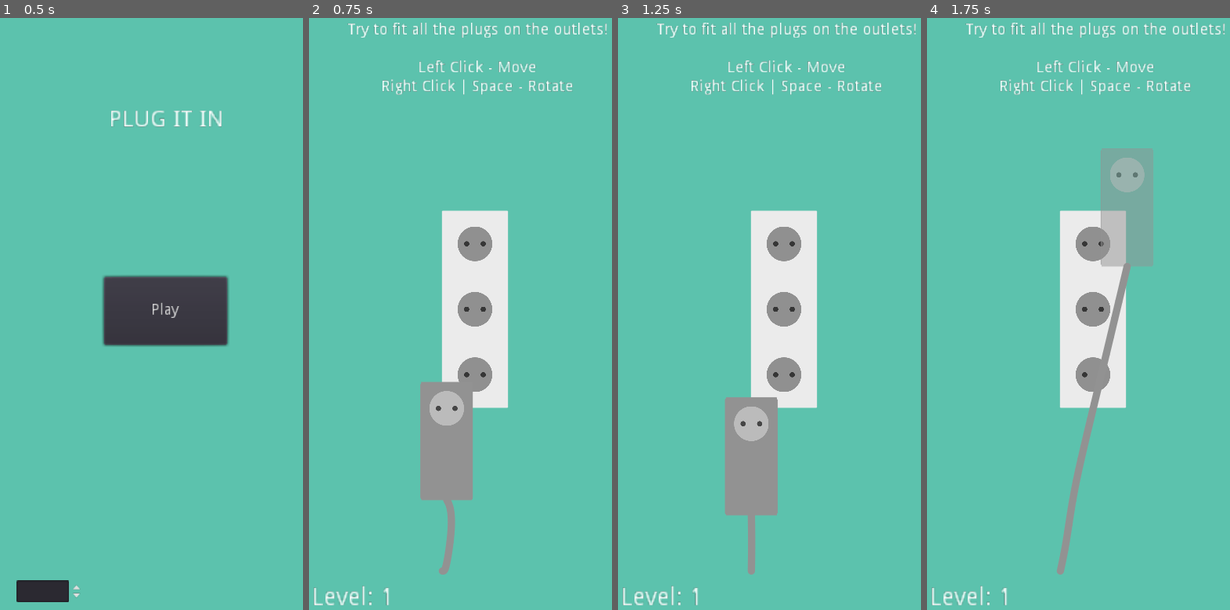
Above: before the commit, frames 1-4 (left to right).
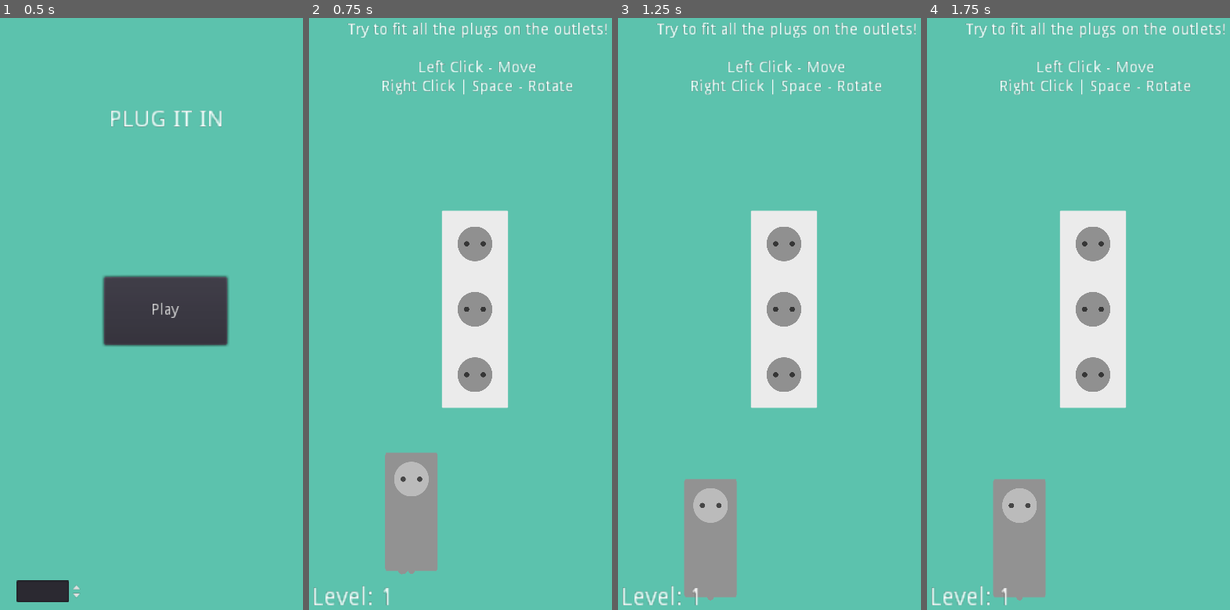
Above: after the commit, the same moments.

Repository: unSAME-Studio/ProjectOutlet
Game: Godot game, scene res://scenes/Menu.tscn
The game is run twice, just before and just after one commit, with the same random seed, the same clock (stepped at 60 frames per second) and the same inputs.
Inputs (mouse positions are in pixels of both pictures, inside the frame that each line leads up to):
- Up to frame 1 (0.5 s): no input
- Up to frame 2 (0.75 s): click "Play" at 0.5 s
- Up to frame 3 (1.25 s): no input
- Up to frame 4 (1.75 s): drag from (1060, 456) to (1126, 171) at 1.27 s

Frame 1 is identical in both runs. In frame 2, 6.4% of the frame differs, in the area x 25-55%, y 61-95%; in frame 3, 6.8%; in frame 4, 8.0%, in the area x 21-75%, y 22-99%.

Commit message:
Spawn Position Update
Transparent Effect Added to Cable

Diff:
--- a/objects/OutletGrid.gd
+++ b/objects/OutletGrid.gd
@@ -40,5 +40,5 @@
 		var p = plug.instance()
 		p.size = Global.current_level_data["plugs"][i][0]
 		p.head_position = Global.current_level_data["plugs"][i][1]
-		p.original_point = Vector2((i - float(plugs_count) / 2.0) * 200, 350)
+		p.original_point = Vector2(OS.get_real_window_size().x / plugs_count * i - OS.get_real_window_size().x / 2, OS.get_real_window_size().y - 200)
 		get_parent().call_deferred("add_child", p)
--- a/objects/Plug.gd
+++ b/objects/Plug.gd
@@ -75,6 +75,7 @@
 
 		$Out.play()
 		set_modulate(Color(1,1,1,0.5))
+		cable.set_modulate(Color(1,1,1,0.5))
 
 
 func _process(delta):
@@ -111,6 +112,7 @@
 				selected = false
 
 				set_modulate(Color(1,1,1,1))
+				cable.set_modulate(Color(1,1,1,1))
 
 				if rest_point:
 					rest_point.deselect()
--- a/objects/rope/Verlet.tscn
+++ b/objects/rope/Verlet.tscn
@@ -12,4 +12,3 @@
 joint_mode = 2
 begin_cap_mode = 2
 end_cap_mode = 2
-antialiased = true
Not shown, changed: docs/index.html
Not shown, changed: docs/index.pck
